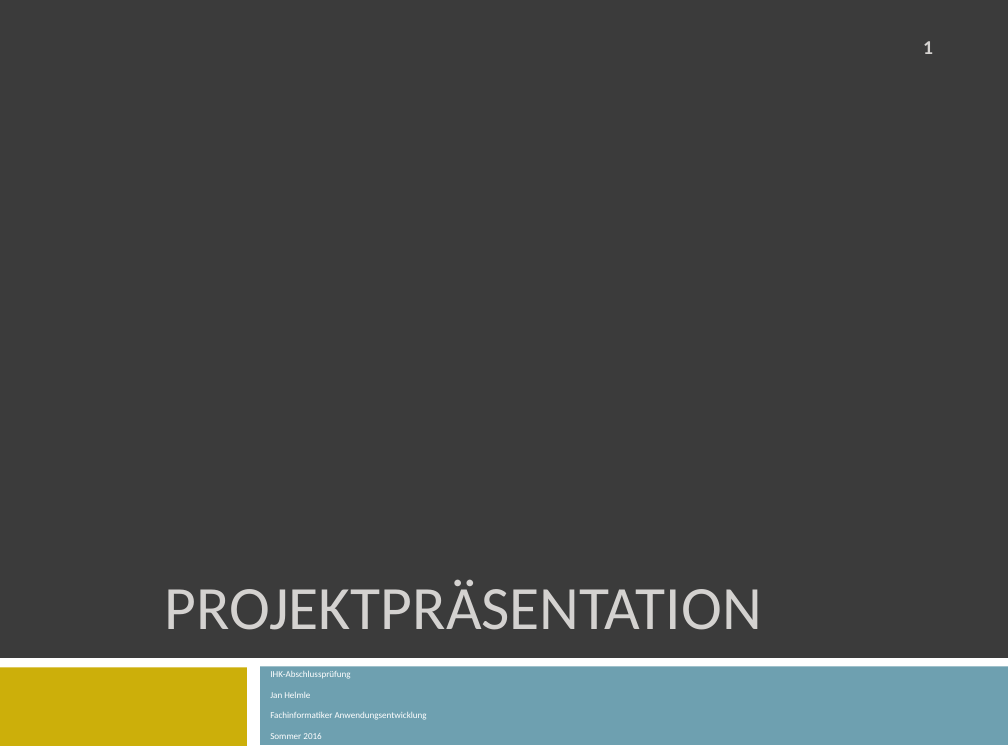
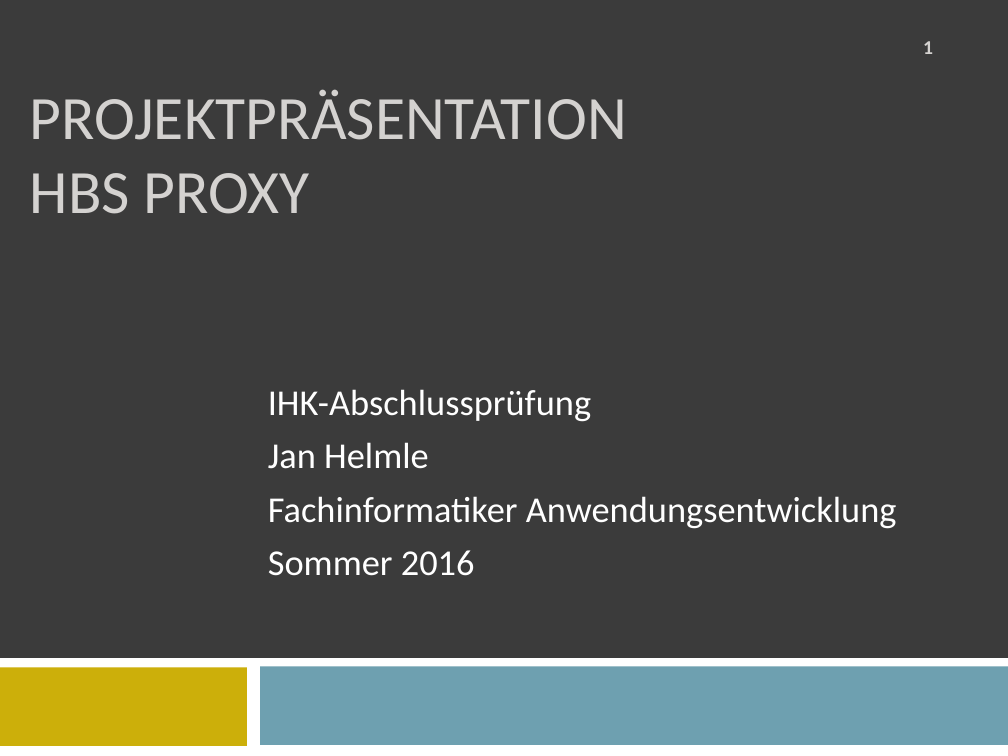
Before and after one commit to janhelmle/weiterbildung_fachinformatiker_ihk_projektantrag, a slide deck: slide 1 of praesentation/Projektpräsentation.pptx. Drawn at 1008x756 pixels with LibreOffice and Linux fonts; fonts in the diff are those of the drawing. Boxes give left, top, right and bottom in pixels: in the first picture for what was removed or moved away, otherwise in the second. Text is boxed around its words. In the diff, an @@ line names an element or a change of style, - is before the commit and + after.

```diff
--- a/praesentation/Projektpräsentation.pptx
+++ b/praesentation/Projektpräsentation.pptx
@@ title at <box>30,89,627,214</box>: text changed @@
-PROJEKTPRÄSENTATION
+PROJEKTPRÄSENTATION
+HBS PROXY
@@ subtitle "IHK-Abschlussprüfung": place and size @@
-subtitle "IHK-Abschlussprüfung" at <box>270,671,427,739</box>
+subtitle "IHK-Abschlussprüfung" at <box>268,389,897,576</box>
@@ subtitle "IHK-Abschlussprüfung" at <box>268,389,897,576</box>: size 6.5 to 26 pt @@
```
Also in this commit, not shown: 4 other slides changed, 4 other files.
